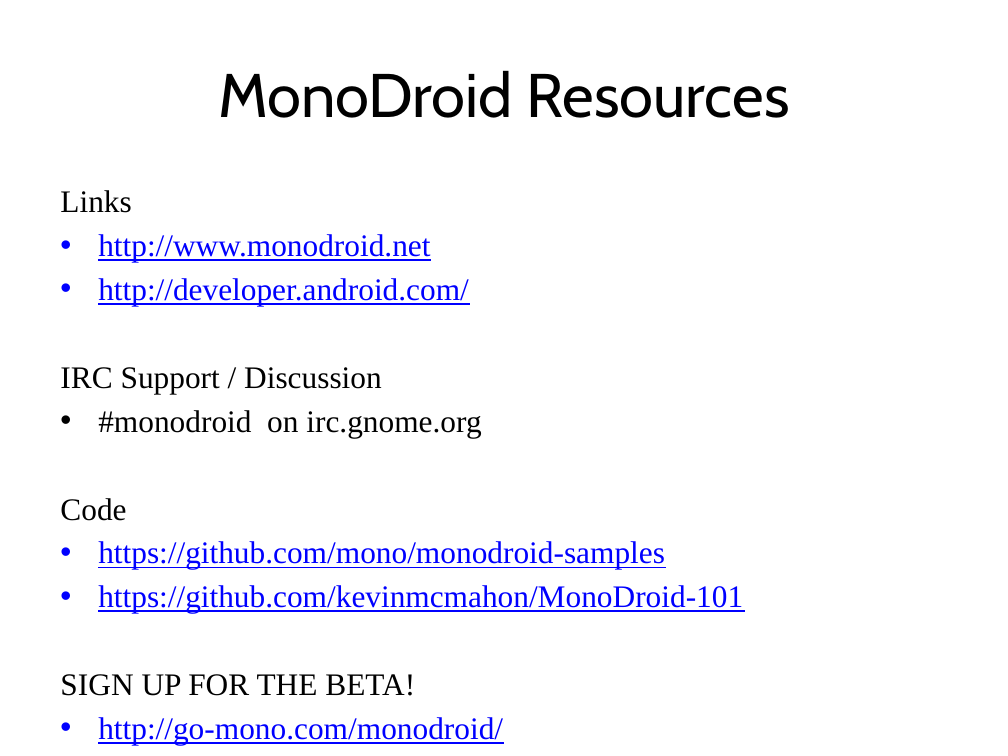
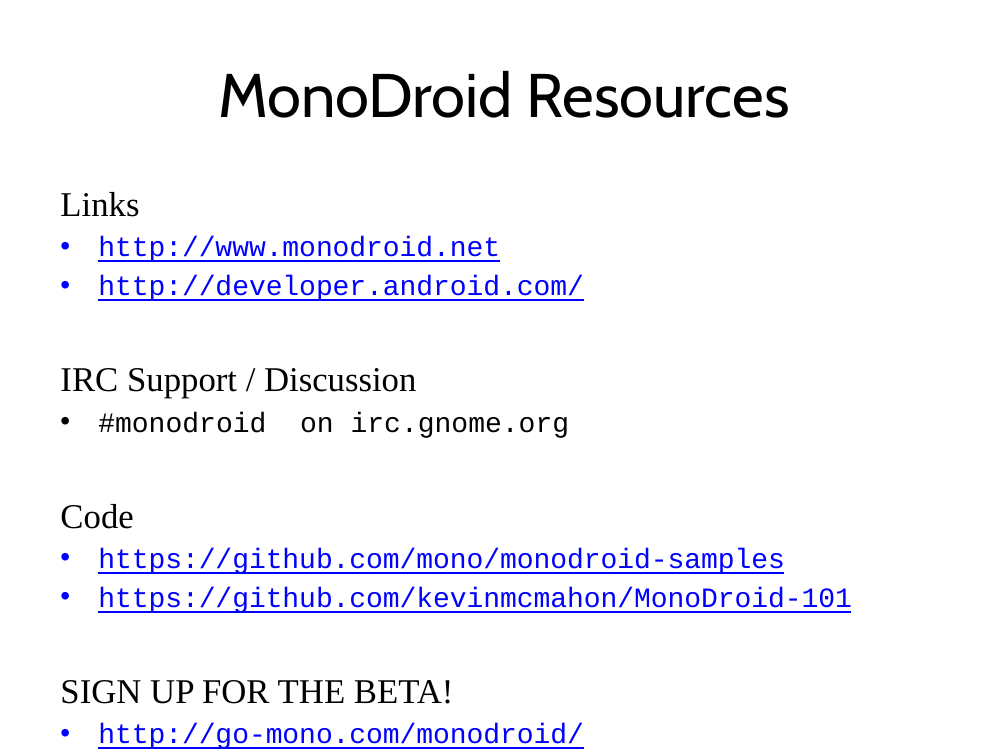
Before and after one commit to kevinmcmahon/MonoDroid101, a slide deck: slide 25 of slides/Monodroid101.pptx (slide 27 before the commit). Drawn at 1008x756 pixels with LibreOffice and Linux fonts; fonts in the diff are those of the drawing; background and template pictures are left out. Boxes give left, top, right and bottom in pixels: in the first picture for what was removed or moved away, otherwise in the second. Text is boxed around its words. In the diff, an @@ line names an element or a change of style, - is before the commit and + after.

```diff
--- a/slides/Monodroid101.pptx
+++ b/slides/Monodroid101.pptx
@@ text "Links" at (x1=60, y1=192, x2=852, y2=749): size 22.4 to 24.8 pt in "Links", "IRC Support / Discussion", "Code", "SIGN UP FOR THE BETA!"; size 22.4 to 19.9 pt in "http://www.monodroid.net", "http://developer.android.com/", "https://github.com/mono/monodroid-samples", "https://github.com/kevinmcmahon/MonoDroid-101" and 1 more places; font Times New Roman to Courier New in "http://www.monodroid.net", "http://developer.android.com/", "#monodroid on irc.gnome.org", "https://github.com/mono/monodroid-samples" and 2 more places; size 22.4 to 20 pt in "#monodroid on irc.gnome.org" @@
```
Also in this commit, not shown: 7 other slides changed, 2 slides removed, 1 other file.
